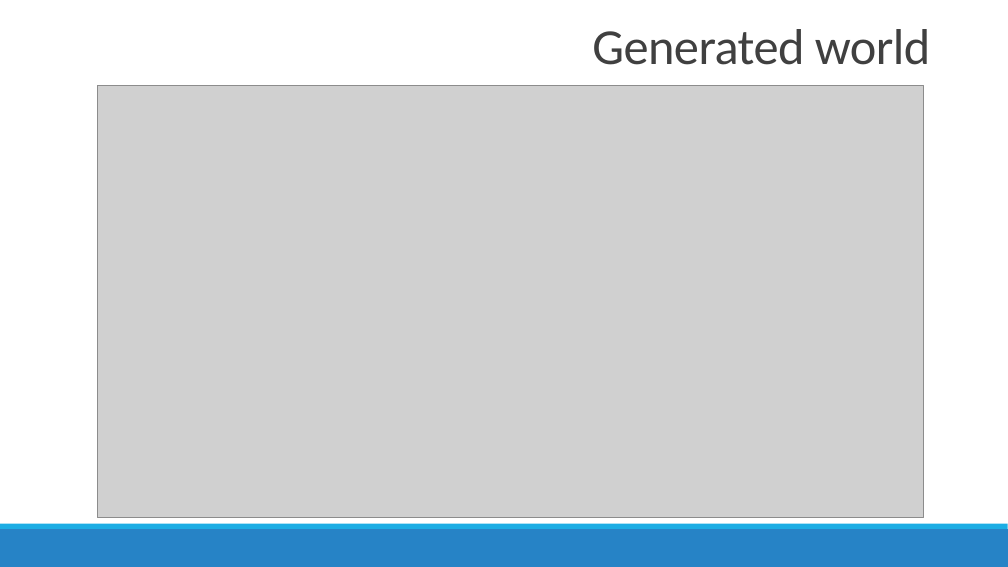
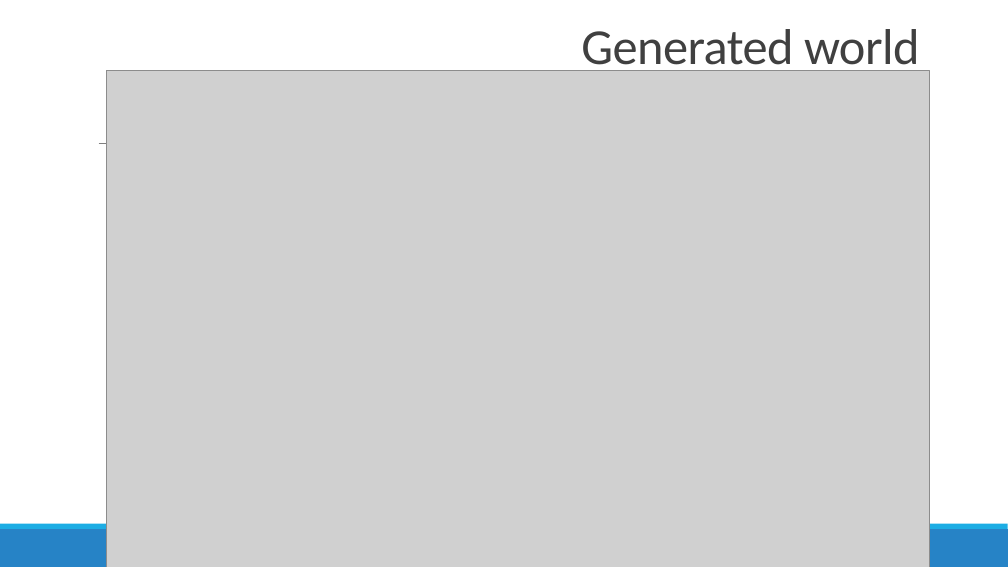
Before and after one commit to lagniluca/SE2-Travlendar-Project, a slide deck: slide 20 of Presentations/RASD Presentation .pptx (slide 21 before the commit). Drawn at 1008x567 pixels with LibreOffice and Linux fonts; fonts in the diff are those of the drawing; grey boxes stand for pictures. Boxes give left, top, right and bottom in pixels: in the first picture for what was removed or moved away, otherwise in the second. Text is boxed around its words. In the diff, an @@ line names an element or a change of style, - is before the commit and + after.

```diff
--- a/Presentations/RASD Presentation .pptx
+++ b/Presentations/RASD Presentation .pptx
@@ title "Generated world" rewrapped from [592,29,931,65] to [581,29,920,75] @@
@@ picture: place and size @@
-picture at [98,85,924,518]
+picture at [107,71,929,567]
```
Also in this commit, not shown: 5 other slides changed, 1 slide added, 1 slide removed.
